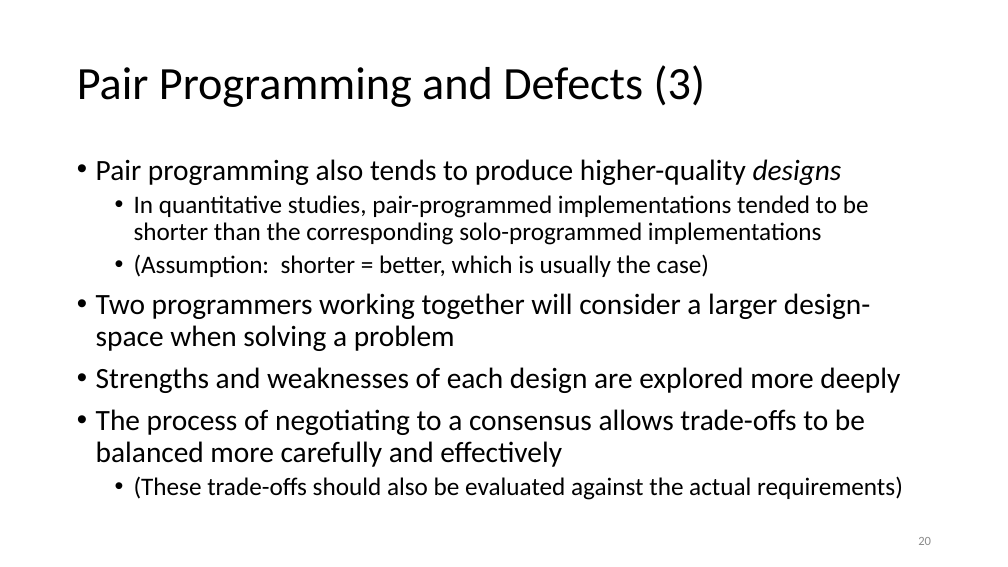
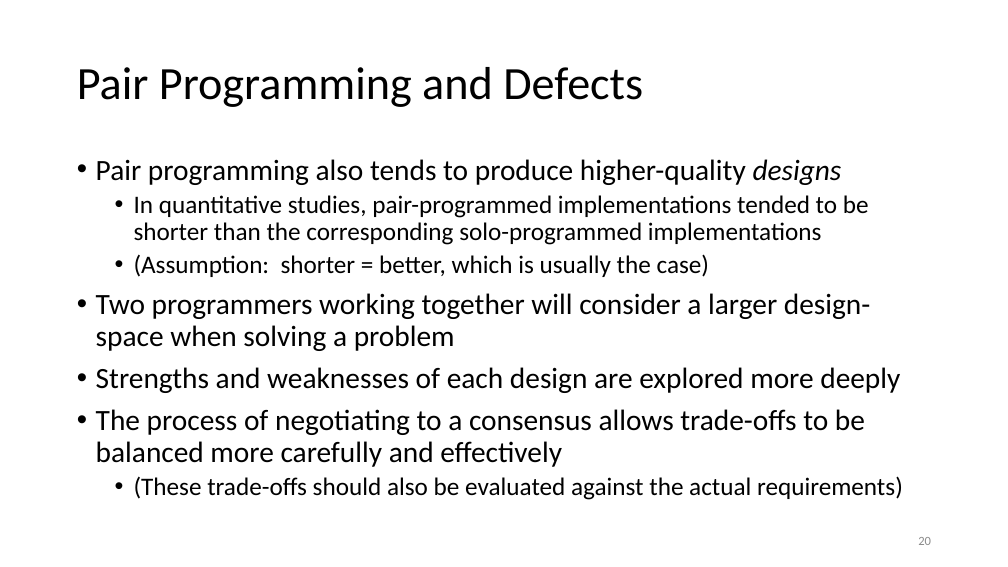
Before and after one commit to birajnp/Code-Review, a slide deck: slide 20 of presentations/CollaborativeConstruction.pptx. Drawn at 1008x567 pixels with LibreOffice and Linux fonts; fonts in the diff are those of the drawing. Boxes give left, top, right and bottom in pixels: in the first picture for what was removed or moved away, otherwise in the second. Text is boxed around its words. In the diff, an @@ line names an element or a change of style, - is before the commit and + after.

```diff
--- a/presentations/CollaborativeConstruction.pptx
+++ b/presentations/CollaborativeConstruction.pptx
@@ title at (77, 67, 643, 107): text changed @@
-Pair Programming and Defects (3)
+Pair Programming and Defects
```
Also in this commit, not shown: 8 other slides changed, 4 slides added, 1 slide removed.
